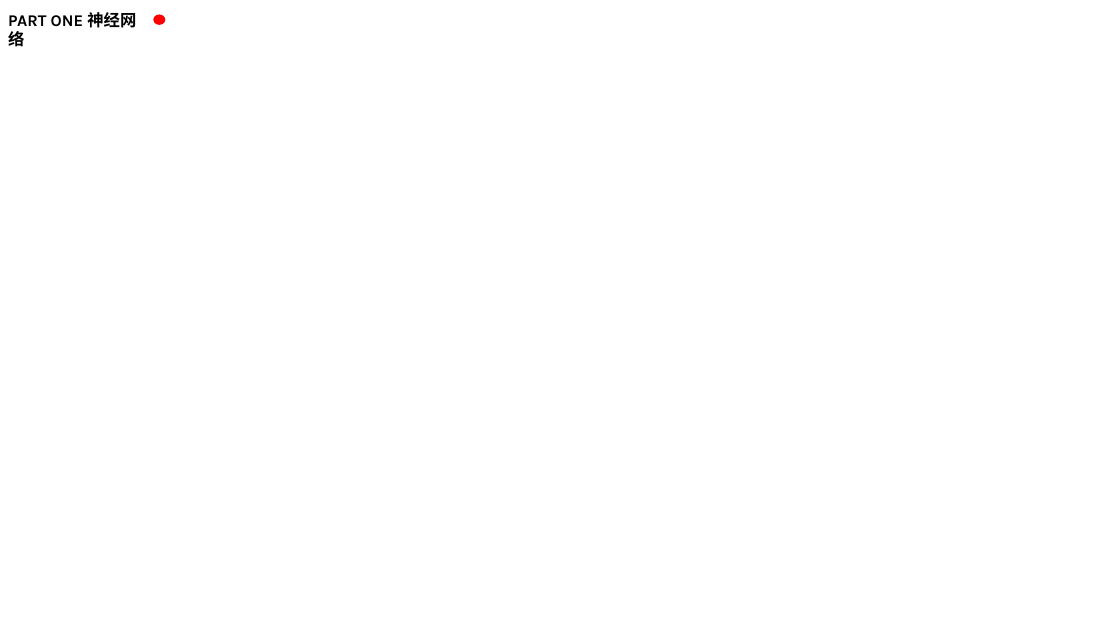
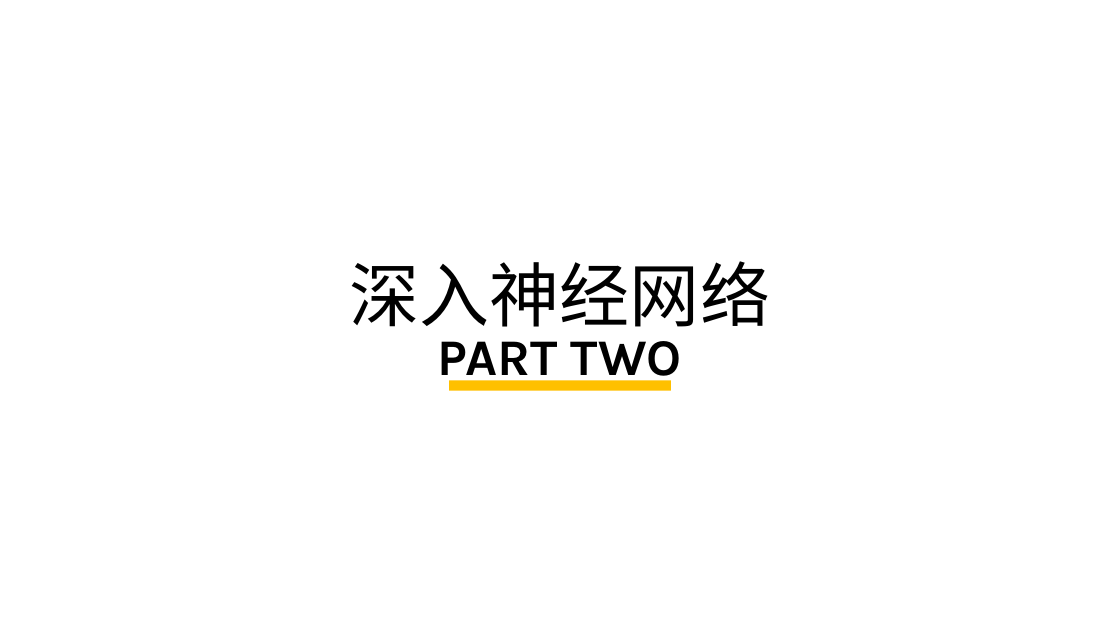
Before and after one commit to kaixinbaba/rlshare, a slide deck: slide 12 of 机器学习分享-神经网络.pptx (slide 10 before the commit). Drawn at 1120x630 pixels with LibreOffice and Linux fonts; fonts in the diff are those of the drawing; background and template pictures are left out. Boxes give left, top, right and bottom in pixels: in the first picture for what was removed or moved away, otherwise in the second. Text is boxed around its words. In the diff, an @@ line names an element or a change of style, - is before the commit and + after.

```diff
--- a/机器学习分享-神经网络.pptx
+++ b/机器学习分享-神经网络.pptx
@@ ellipse removed at [154, 14, 166, 24] @@
@@ text at [350, 261, 770, 327]: text changed; size 14 to 60 pt; bold off @@
-PART ONE 神经网络
+深入神经网络
@@ text added at [438, 341, 682, 387], 44 pt, text #000000, bold @@
+PART TWO
@@ rectangle added at [450, 381, 671, 391], fill #FFC000 @@
```
Also in this commit, not shown: 7 other slides changed, 2 slides added, 3 slides removed.
